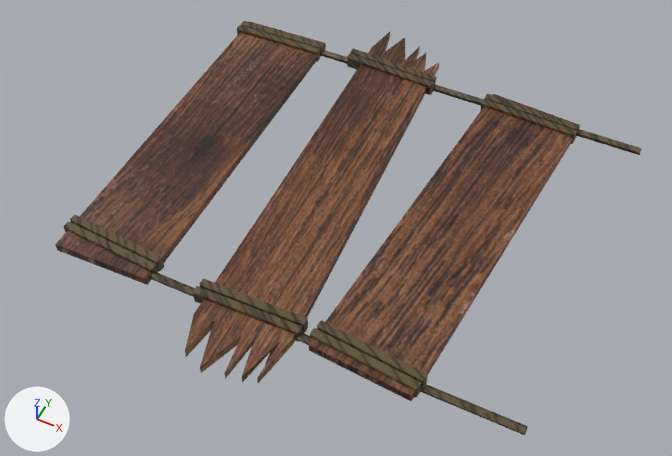
Renders of the FBX model AMAZURU/Assets/iwamoto/model/Model_Bg_BridgeB.fbx from each side of a commit.
One viewpoint serves both versions: a 50 mm lens placed at (0.196, -1.612, 1.849), pointed at (-0.57, -0.08, -0.065). Every picture has the same lights, and +X, +Y and +Z are marked at lower left. Where no turn or scale is listed for an object, it has been applied to the vertices.

Objects in the first picture: 'Model_Bg_Bridge2'.
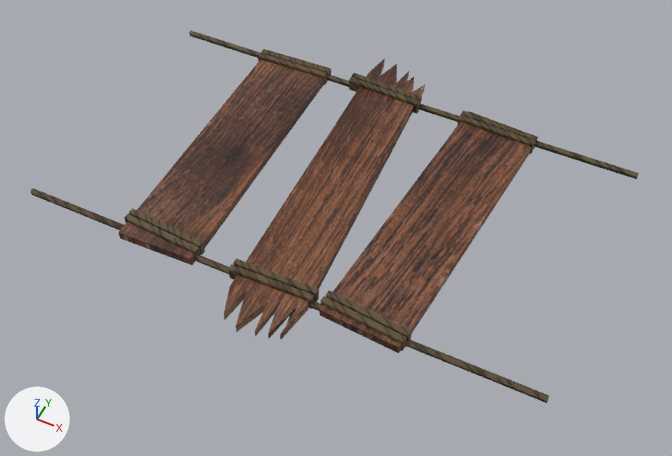
What differs and where, as boxes (x1, y1, x2, y2) in the pictures (672 x 456 px; the box of a moved part takes in the faces that stretch with it):
'Model_Bg_Bridge2', reshaped (10% shorter)
    before: (55, 21, 642, 435)
    after: (30, 30, 638, 403)
part 1 of me_mesh, moved or reshaped
    before: (70, 215, 164, 271)
    after: (129, 208, 205, 255)
part 2 of me_mesh, moved or reshaped
    before: (150, 272, 528, 435)
    after: (30, 189, 549, 403)
part 3 of me_mesh, moved or reshaped
    before: (347, 53, 434, 95)
    after: (349, 77, 420, 114)
part 4 of me_mesh, moved or reshaped
    before: (320, 50, 642, 155)
    after: (189, 30, 638, 179)
part 5 of me_mesh, moved or reshaped
    before: (350, 48, 437, 84)
    after: (352, 73, 422, 104)
part 6 of me_mesh, moved or reshaped
    before: (237, 25, 320, 62)
    after: (258, 53, 327, 85)
part 7 of me_mesh, moved or reshaped
    before: (64, 221, 158, 273)
    after: (124, 214, 200, 255)
part 8 of me_mesh, moved or reshaped
    before: (309, 94, 580, 401)
    after: (319, 111, 538, 353)
part 9 of me_mesh, moved or reshaped
    before: (310, 328, 421, 398)
    after: (320, 296, 407, 351)
part 10 of me_mesh, moved or reshaped
    before: (241, 21, 324, 57)
    after: (261, 49, 330, 81)
part 11 of me_mesh, moved or reshaped
    before: (193, 286, 302, 342)
    after: (228, 264, 314, 309)
part 12 of me_mesh, moved or reshaped
    before: (185, 32, 440, 383)
    after: (224, 58, 425, 340)
part 13 of me_mesh, moved or reshaped
    before: (199, 279, 308, 334)
    after: (233, 258, 319, 302)
part 14 of me_mesh, moved or reshaped
    before: (317, 320, 428, 384)
    after: (326, 290, 412, 340)
part 15 of me_mesh, moved or reshaped
    before: (55, 21, 326, 285)
    after: (118, 50, 331, 265)
part 16 of me_mesh, moved or reshaped
    before: (485, 93, 580, 138)
    after: (461, 110, 538, 148)
part 17 of me_mesh, moved or reshaped
    before: (480, 99, 577, 144)
    after: (457, 115, 535, 154)

Patch to the scene script:
```diff
--- a/AMAZURU/Assets/iwamoto/model/Model_Bg_BridgeB.fbx.py
+++ b/AMAZURU/Assets/iwamoto/model/Model_Bg_BridgeB.fbx.py
@@ me_mesh @@
 me_mesh.from_pydata(...)  # 294 vertices, 289 faces; spans x -0.654..0.654, y -0.686..0.686, z -0.02..0.02
 # used by ob_model_bg_bridge2
+# me_mesh part 1: the loose piece of 16 vertices spanning x -0.621..-0.331, y -0.472..-0.43, z -0.019..0.019 is scaled about the mesh origin by (0.8, 0.8, 1)
+# me_mesh part 2: the loose piece of 12 vertices spanning x -0.474..0.654, y -0.508..-0.486, z -0.015..0.005 is scaled about its middle by (1.3, 0.8, 1), then moved by (-0.151, 0.099, 0.0)
+# me_mesh part 3: the loose piece of 16 vertices spanning x -0.271..0.019, y 0.475..0.511, z -0.019..0.019 is scaled about the mesh origin by (0.8, 0.8, 1)
+# me_mesh part 4: the loose piece of 12 vertices spanning x -0.474..0.654, y 0.492..0.514, z -0.015..0.005 is scaled about its middle by (1.3, 0.8, 1), then moved by (-0.151, -0.101, 0.0)
+# me_mesh part 5: the loose piece of 16 vertices spanning x -0.273..0.017, y 0.502..0.538, z -0.019..0.019 is scaled about the mesh origin by (0.8, 0.8, 1)
+# me_mesh part 6: the loose piece of 16 vertices spanning x -0.654..-0.365, y 0.461..0.491, z -0.019..0.019 is scaled about the mesh origin by (0.8, 0.8, 1)
+# me_mesh part 7: the loose piece of 16 vertices spanning x -0.621..-0.331, y -0.5..-0.457, z -0.019..0.019 is scaled about the mesh origin by (0.8, 0.8, 1)
+# me_mesh part 8: the loose piece of 8 vertices spanning x 0.121..0.469, y -0.536..0.539, z -0.016..0.009 is scaled about the mesh origin by (0.8, 0.8, 1)
+# me_mesh part 9: the loose piece of 16 vertices spanning x 0.113..0.402, y -0.522..-0.473, z -0.019..0.019 is scaled about the mesh origin by (0.8, 0.8, 1)
+# me_mesh part 10: the loose piece of 16 vertices spanning x -0.654..-0.365, y 0.488..0.518, z -0.019..0.019 is scaled about the mesh origin by (0.8, 0.8, 1)
+# me_mesh part 11: the loose piece of 16 vertices spanning x -0.203..0.086, y -0.513..-0.481, z -0.02..0.02 is scaled about the mesh origin by (0.8, 0.8, 1)
+# me_mesh part 12: the loose piece of 62 vertices spanning x -0.228..0.08, y -0.686..0.686, z -0.017..0.009 is scaled about the mesh origin by (0.8, 0.8, 1)
+# me_mesh part 13: the loose piece of 16 vertices spanning x -0.202..0.088, y -0.486..-0.454, z -0.02..0.02 is scaled about the mesh origin by (0.8, 0.8, 1)
+# me_mesh part 14: the loose piece of 16 vertices spanning x 0.117..0.407, y -0.495..-0.446, z -0.019..0.019 is scaled about the mesh origin by (0.8, 0.8, 1)
+# me_mesh part 15: the loose piece of 8 vertices spanning x -0.644..-0.334, y -0.532..0.535, z -0.016..0.009 is scaled about the mesh origin by (0.8, 0.8, 1)
+# me_mesh part 16: the loose piece of 16 vertices spanning x 0.181..0.47, y 0.485..0.521, z -0.019..0.019 is scaled about the mesh origin by (0.8, 0.8, 1)
+# me_mesh part 17: the loose piece of 16 vertices spanning x 0.181..0.47, y 0.458..0.494, z -0.019..0.019 is scaled about the mesh origin by (0.8, 0.8, 1)
 me_mesh.materials.append(mat_mat_bg_bridgeb)
```
